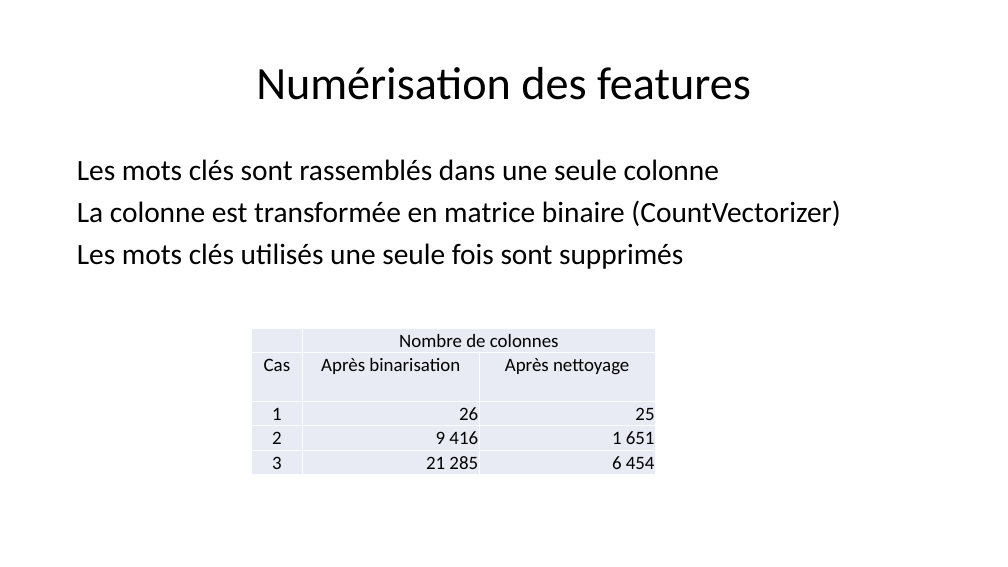
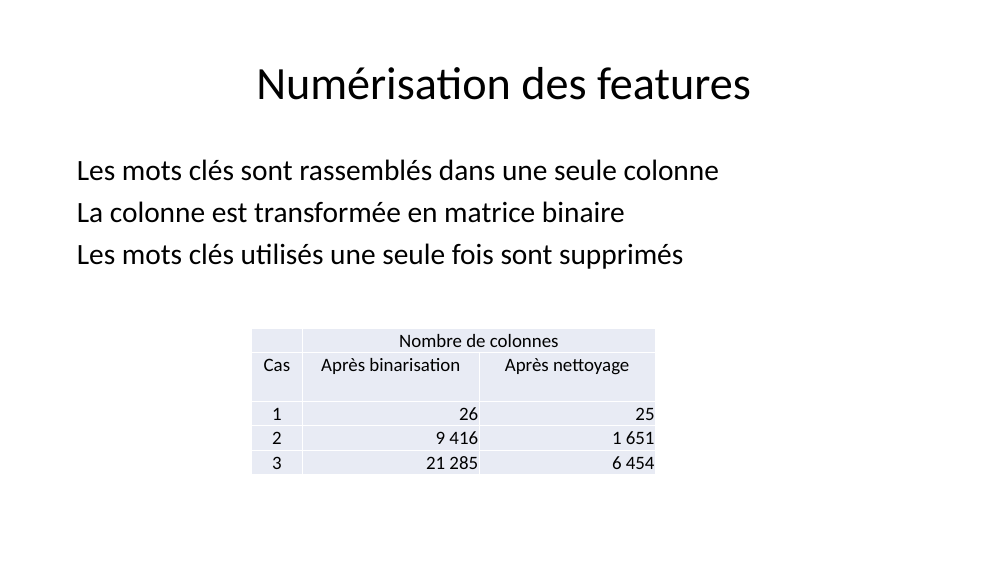
Before and after one commit to morganscao/Projet3, a slide deck: slide 13 of Rapport/Moteur de recommandations de films.pptx. Drawn at 1008x567 pixels with LibreOffice and Linux fonts; fonts in the diff are those of the drawing. Boxes give left, top, right and bottom in pixels: in the first picture for what was removed or moved away, otherwise in the second. Text is boxed around its words. In the diff, an @@ line names an element or a change of style, - is before the commit and + after.

```diff
--- a/Rapport/Moteur de recommandations de films.pptx
+++ b/Rapport/Moteur de recommandations de films.pptx
@@ text at [77, 201, 625, 223]: text changed @@
-La colonne est transformée en matrice binaire (CountVectorizer)
+La colonne est transformée en matrice binaire
```
Also in this commit, not shown: 9 other slides changed, 2 slides added, 5 slides removed.
